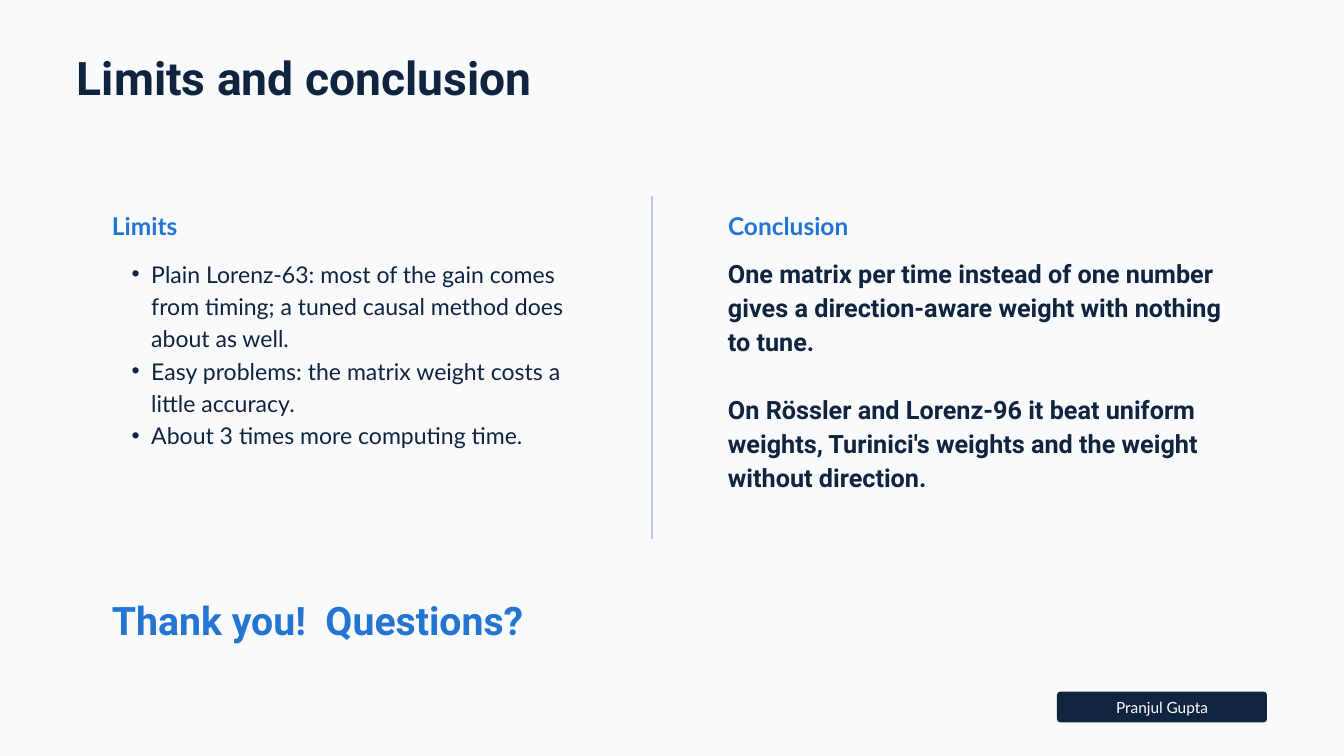
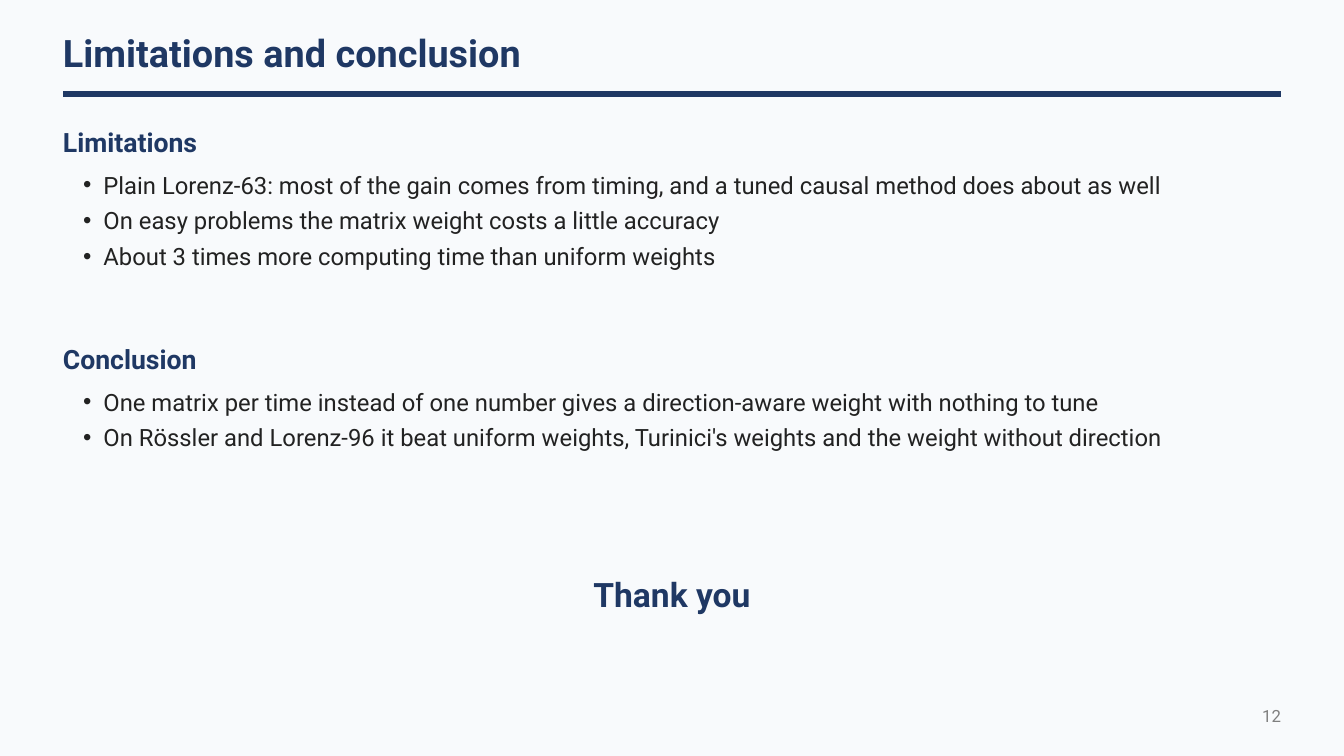
Before and after one commit to ChandraguptSharma07/directional_pinn, a slide deck: slide 12 of matrix_weighting/docs/slides/presentation.pptx. Drawn at 1344x756 pixels with LibreOffice and Linux fonts; fonts in the diff are those of the drawing. Boxes give left, top, right and bottom in pixels: in the first picture for what was removed or moved away, otherwise in the second. Text is boxed around its words. In the diff, an @@ line names an element or a change of style, - is before the commit and + after.

```diff
--- a/matrix_weighting/docs/slides/presentation.pptx
+++ b/matrix_weighting/docs/slides/presentation.pptx
@@ text at bbox=[63, 38, 521, 68]: text changed; size 49.5 to 40.5 pt; text colour #10233F to #1F3864 @@
-Limits and conclusion
+Limitations and conclusion
@@ freeform shape added at bbox=[63, 91, 1281, 96], fill #1F3864 @@
@@ text added at bbox=[63, 132, 197, 153], 28.5 pt, text #1F3864, bold @@
+Limitations
@@ text at bbox=[103, 176, 1160, 270]: text changed; size 24.8 to 25.5 pt; font Lato to Roboto; text colour #10233F to #222222 @@
-  • Plain Lorenz-63: most of the gain comes from timing; a tuned causal method does about as well.
-  • Easy problems: the matrix weight costs a little accuracy.
-  • About 3 times more computing time.
+  • Plain Lorenz-63: most of the gain comes from timing, and a tuned causal method does about as well
+  • On easy problems the matrix weight costs a little accuracy
+  • About 3 times more computing time than uniform weights
@@ freeform shape removed at bbox=[651, 196, 653, 539] @@
@@ text removed at bbox=[112, 217, 177, 235] @@
-Limits
@@ text "Conclusion": place and size @@
-text "Conclusion" at bbox=[728, 217, 848, 235]
+text "Conclusion" at bbox=[63, 349, 197, 370]
@@ text "Conclusion" at bbox=[63, 349, 197, 370]: size 26.2 to 28.5 pt, font Lato to Roboto, text colour #2474D2 to #1F3864; line spacing 36.8pt to 39.9pt @@
@@ text at bbox=[103, 393, 1161, 451]: text changed; size 27 to 25.5 pt; text colour #10233F to #222222; bold off @@
-One matrix per time instead of one number gives a direction-aware weight with nothing to tune.
-On Rössler and Lorenz-96 it beat uniform weights, Turinici's weights and the weight without direction.
+  • One matrix per time instead of one number gives a direction-aware weight with nothing to tune
+  • On Rössler and Lorenz-96 it beat uniform weights, Turinici's weights and the weight without direction
@@ text at bbox=[593, 581, 750, 614]: text changed; size 42 to 36 pt; text colour #2474D2 to #1F3864 @@
-Thank you! Questions?
+Thank you
@@ freeform shape removed at bbox=[1057, 691, 1267, 722] @@
@@ text removed at bbox=[1116, 701, 1208, 716] @@
-Pranjul Gupta
@@ text added at bbox=[1262, 710, 1281, 722], 18 pt, text #7F7F7F @@
+12
```
Also in this commit, not shown: 11 other slides changed, 1 slide added, 2 other files.
